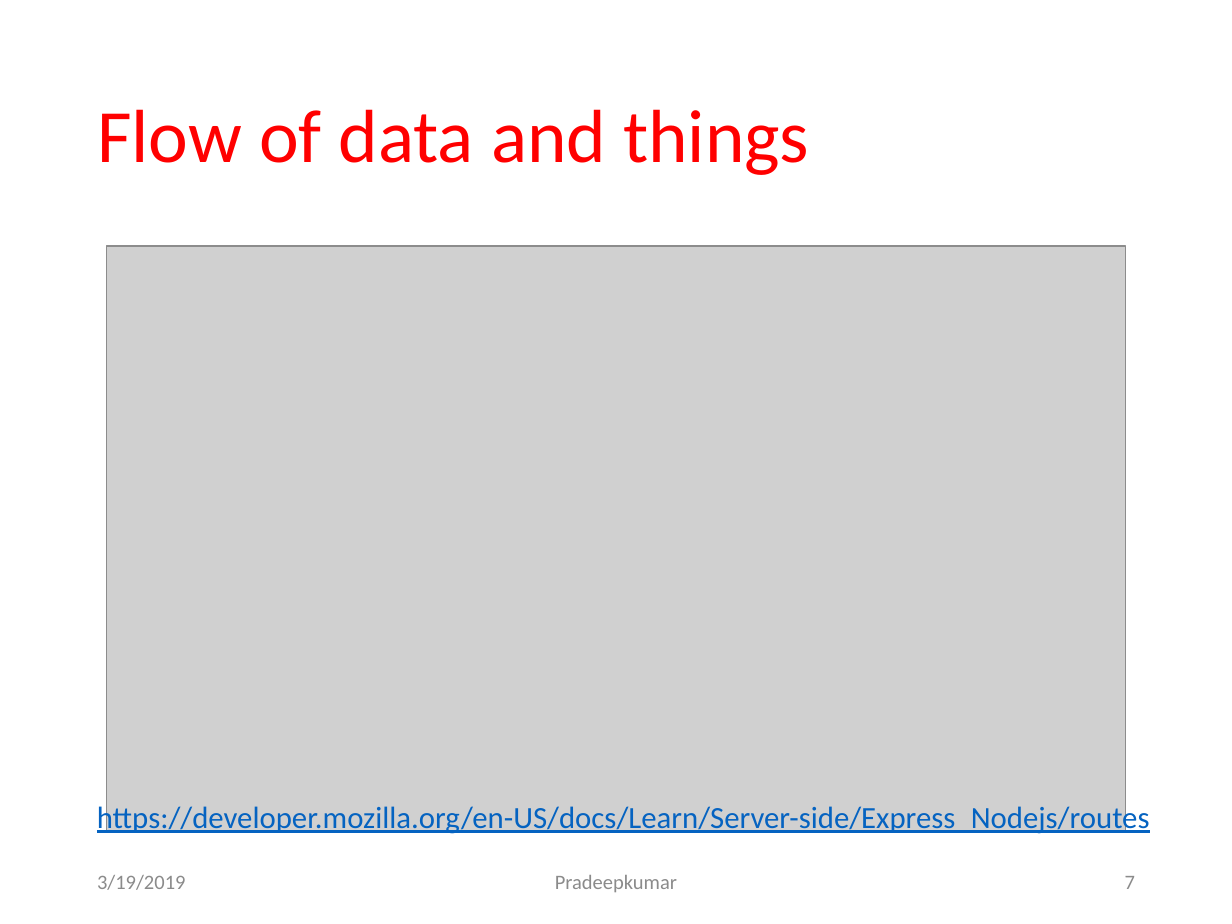
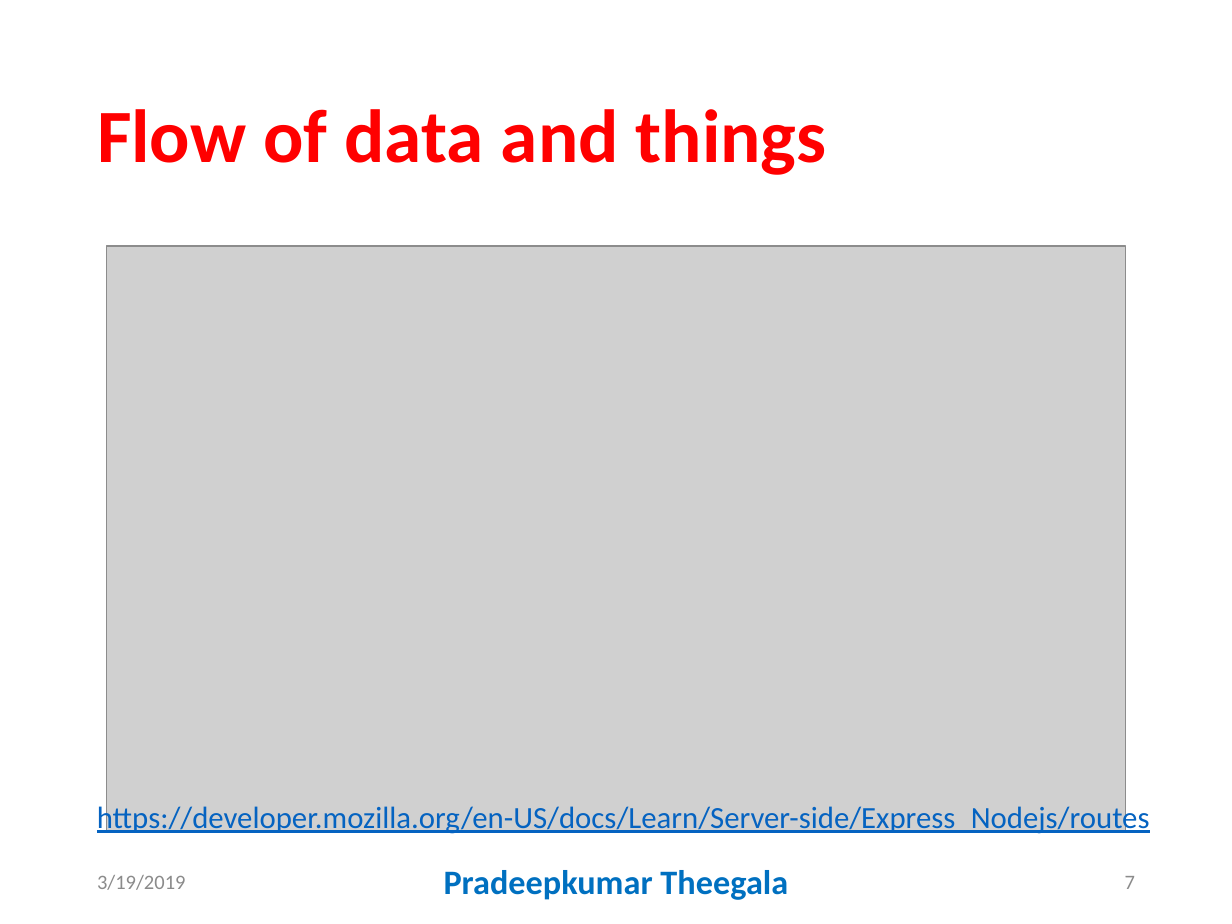
Before and after one commit to GallaPriyanka/routingExpressApp, a slide deck: slide 7 of docs/ws5.pptx. Drawn at 1232x924 pixels with LibreOffice and Linux fonts; fonts in the diff are those of the drawing; grey boxes stand for pictures. Boxes give left, top, right and bottom in pixels: in the first picture for what was removed or moved away, otherwise in the second. Text is boxed around its words. In the diff, an @@ line names an element or a change of style, - is before the commit and + after.

```diff
--- a/docs/ws5.pptx
+++ b/docs/ws5.pptx
@@ title "Flow of data and things" at <box>97,109,827,175</box>: bold on @@
@@ text at <box>444,870,788,900</box>: text changed; size 12 to 20 pt; text colour #8C8C8C to #0070C0; bold on @@
-Pradeepkumar
+Pradeepkumar Theegala
```
Also in this commit, not shown: 15 other slides changed, 4 other files.
